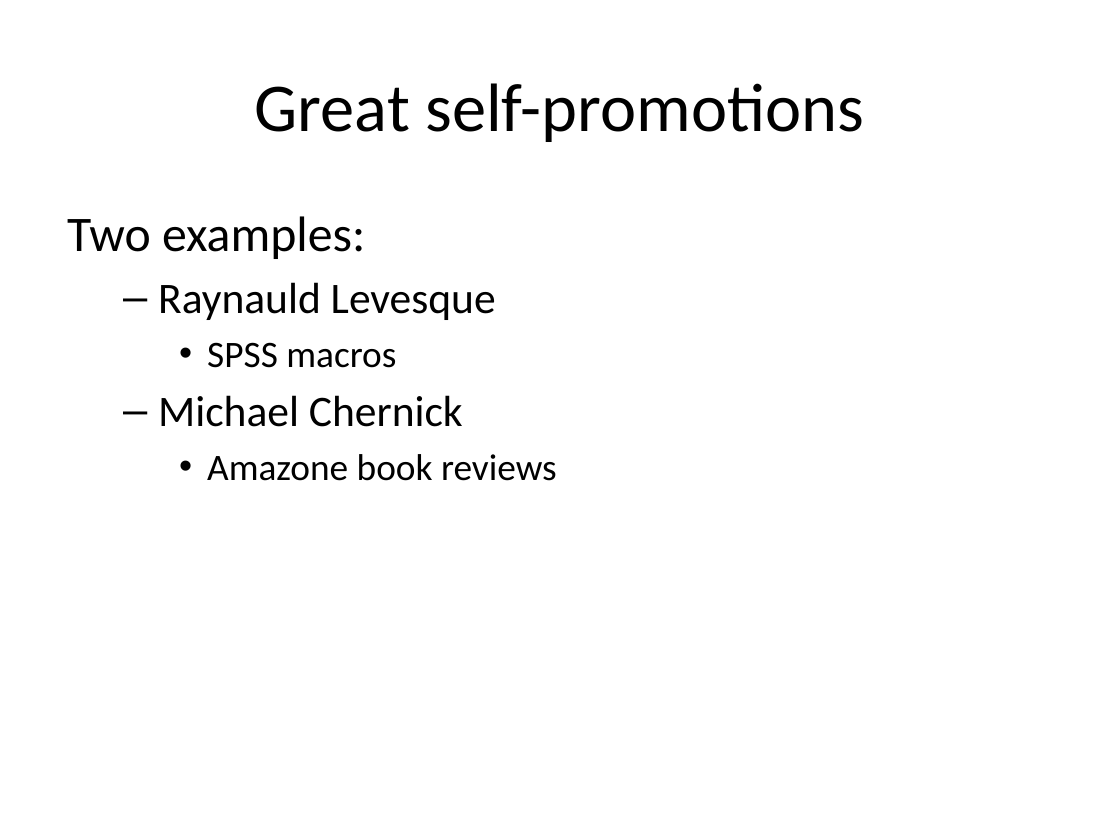
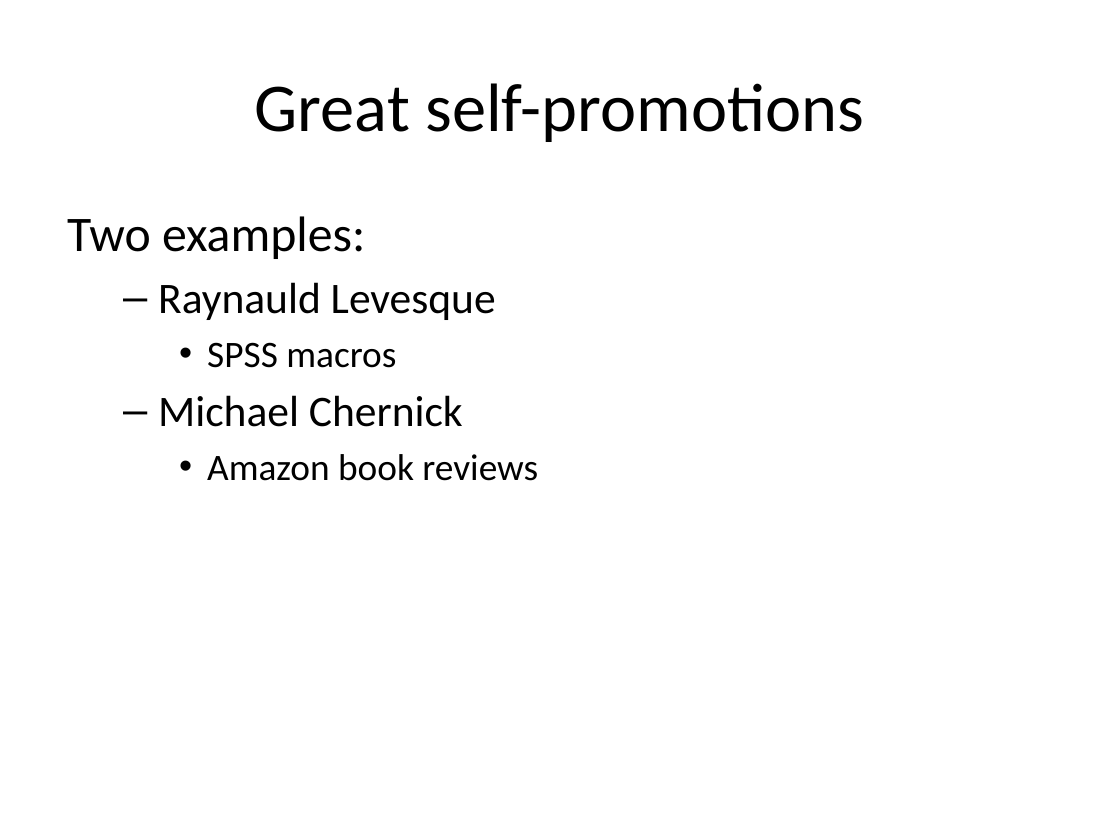
Before and after one commit to pmean/finding-customers, a slide deck: slide 35 of finding-customers.pptx (slide 27 before the commit). Drawn at 1120x840 pixels with LibreOffice and Linux fonts; fonts in the diff are those of the drawing. Boxes give left, top, right and bottom in pixels: in the first picture for what was removed or moved away, otherwise in the second. Text is boxed around its words. In the diff, an @@ line names an element or a change of style, - is before the commit and + after.

```diff
--- a/finding-customers.pptx
+++ b/finding-customers.pptx
@@ text at [207,454,538,481]: text changed @@
-    • Amazone book reviews
+    • Amazon book reviews
```
Also in this commit, not shown: 5 other slides changed, 10 slides added, 1 slide removed, 3 other files.
